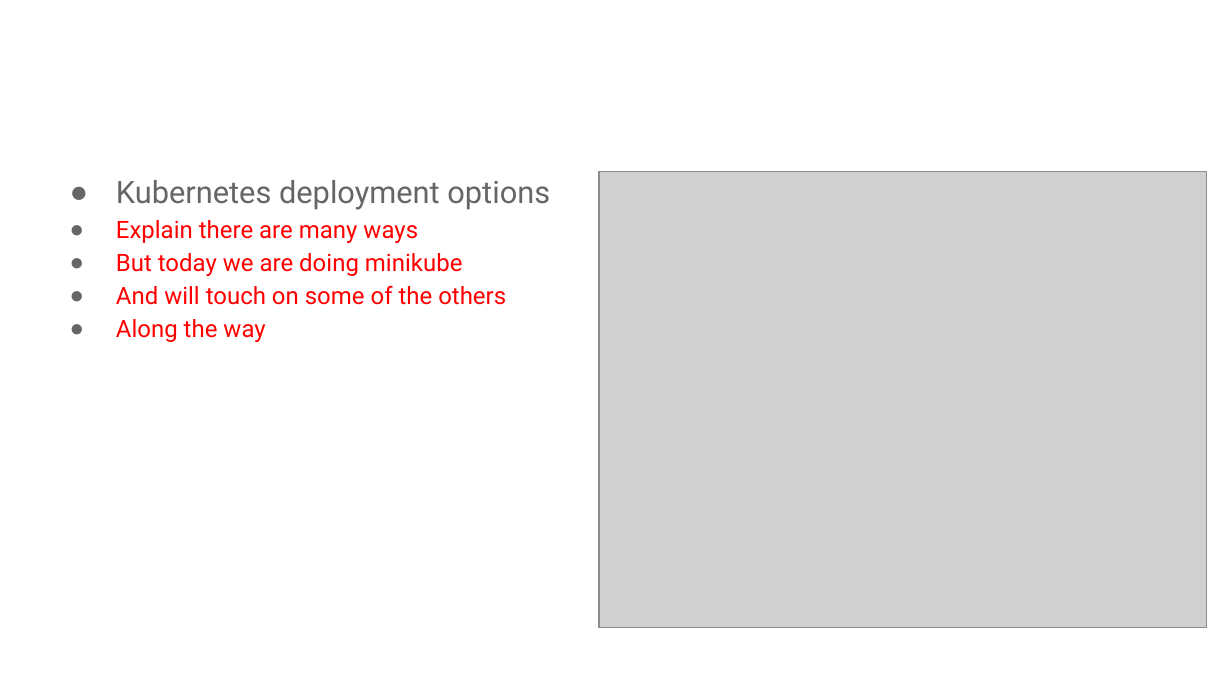
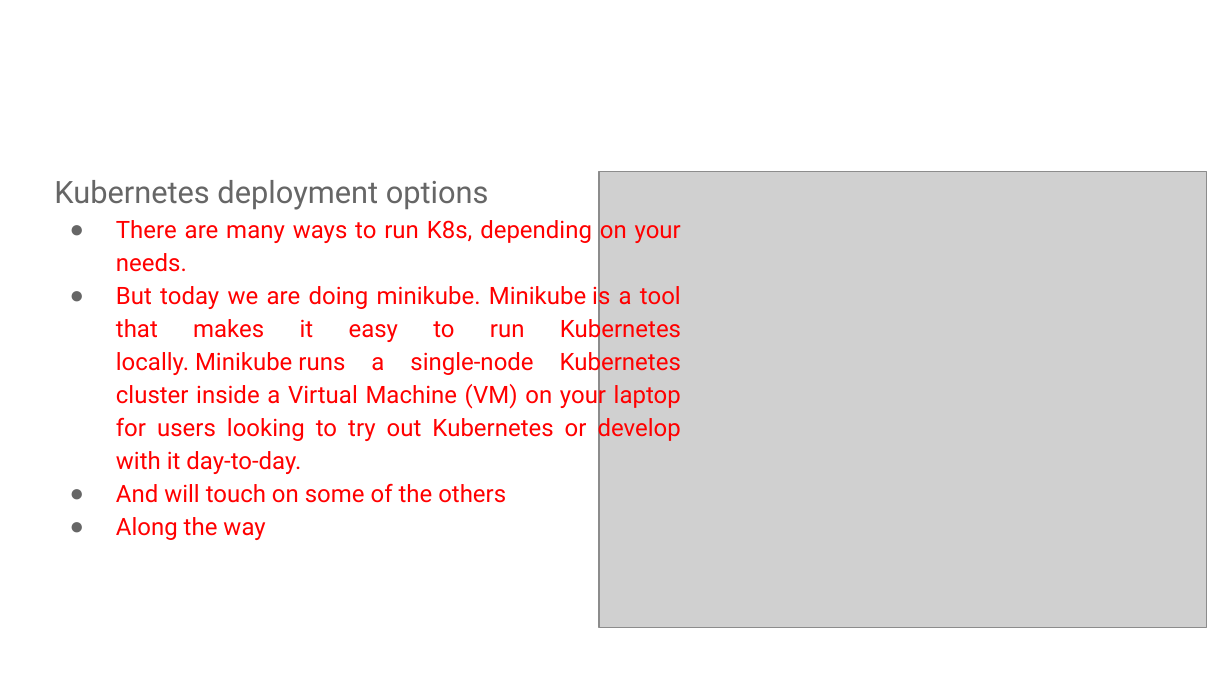
Before and after one commit to AutomatedIT/presentations, a slide deck: slide 6 of KubernetesMinikubeHelm_1.pptx. Drawn at 1232x693 pixels with LibreOffice and Linux fonts; fonts in the diff are those of the drawing; grey boxes stand for pictures; background and template pictures are left out. Boxes give left, top, right and bottom in pixels: in the first picture for what was removed or moved away, otherwise in the second. Text is boxed around its words. In the diff, an @@ line names an element or a change of style, - is before the commit and + after.

```diff
--- a/KubernetesMinikubeHelm_1.pptx
+++ b/KubernetesMinikubeHelm_1.pptx
@@ text at (54, 180, 506, 540): bullet ● to none; alignment left to justified @@
@@ text at (116, 220, 681, 474): text changed @@
-● Explain there are many ways
-● But today we are doing minikube
+● There are many ways to run K8s, depending on your needs.
+● But today we are doing minikube. Minikube is a tool that makes it easy to run Kubernetes locally. Minikube runs a single-node Kubernetes cluster inside a Virtual Machine (VM) on your laptop for users looking to try out Kubernetes or develop with it day-to-day.
```
Also in this commit, not shown: 7 other slides changed, 5 slides added, 4 slides removed, 3 other files.
